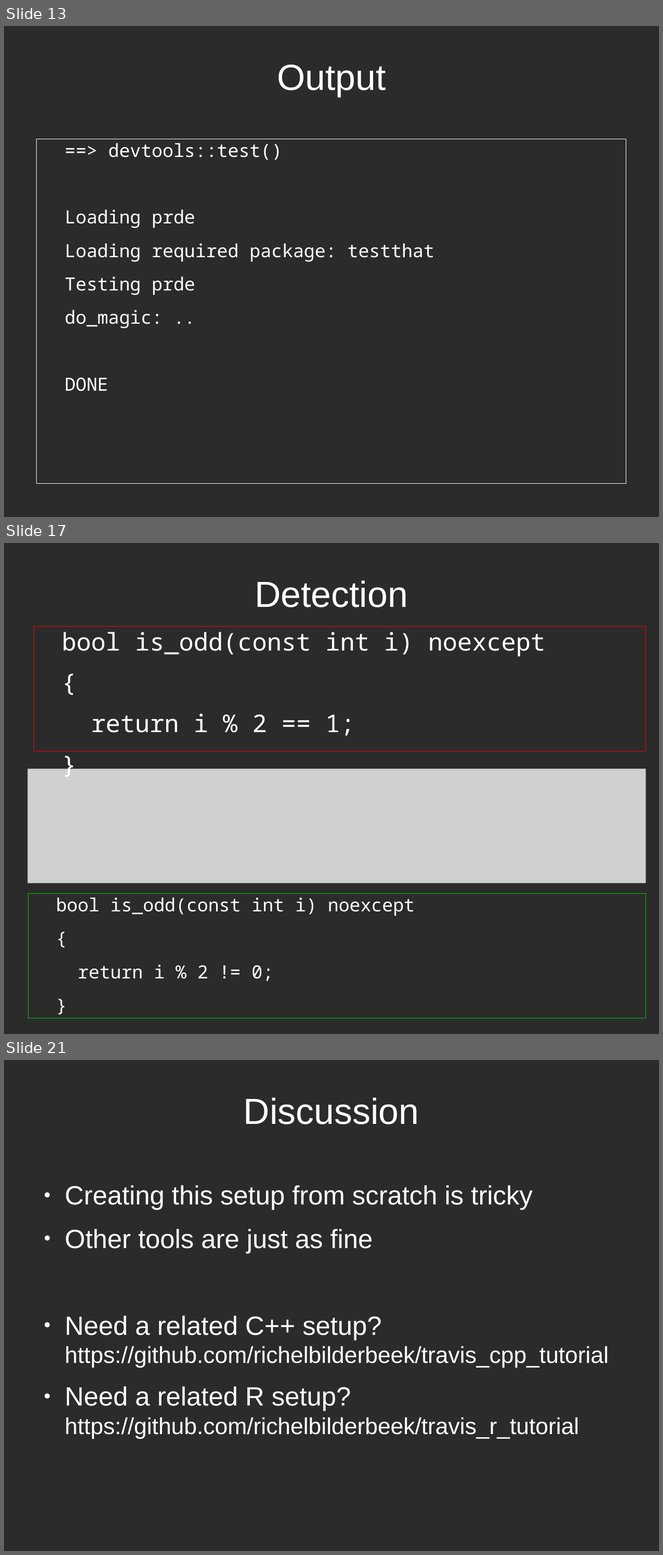
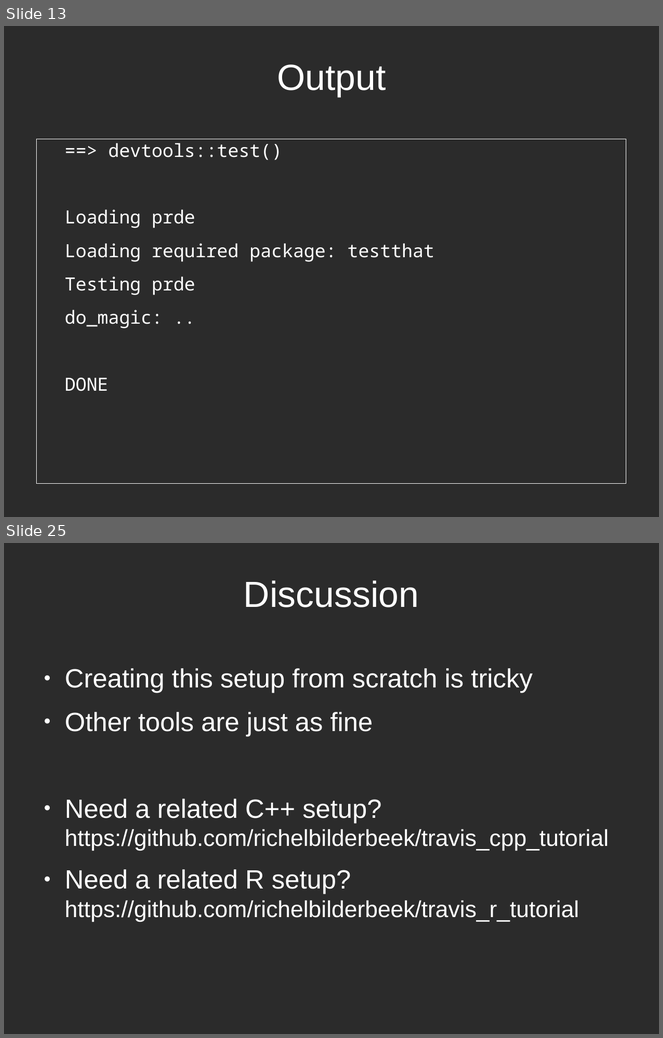
Before and after one commit to richelbilderbeek/PresentationsAboutR, a slide deck: ProfessionalRdevelopment/ProfessionalRDevelopment.odp. Shown one above the other, each under a label of ours: slides 13, 17 and 21 before the commit, slides 13 and 25 after it; the slides between them are not shown. The pictures are 663x1555 and 663x1038 pixels, drawn with LibreOffice and Linux fonts; fonts in the diff are those of the drawing; grey boxes stand for pictures; background and template pictures are left out; a plain dark background stands for a picture behind light text. Boxes give left, top, right and bottom in pixels: in the first picture for what was removed or moved away, otherwise in the second. Text is boxed around its words. In the diff, an @@ line names an element or a change of style, - is before the commit and + after.

```diff
--- a/ProfessionalRdevelopment/ProfessionalRDevelopment.odp
+++ b/ProfessionalRdevelopment/ProfessionalRDevelopment.odp
@@ slide 17 removed at [4,543,659,1034], background picture (left out) @@
@@ title removed at [255,580,408,607] @@
-Detection
@@ text removed at [34,626,646,751] @@
-bool is_odd(const int i) noexcept
-{
-return i % 2 == 1;
-}
@@ picture removed at [28,769,646,883] @@
@@ text removed at [28,894,646,1019] @@
-bool is_odd(const int i) noexcept
-{
-return i % 2 != 0;
-}
@@ what was slide 21 is now slide 25 @@
```
Also in this commit, not shown: 3 slides changed, 9 slides added, 4 other slides removed, 19 other files.
